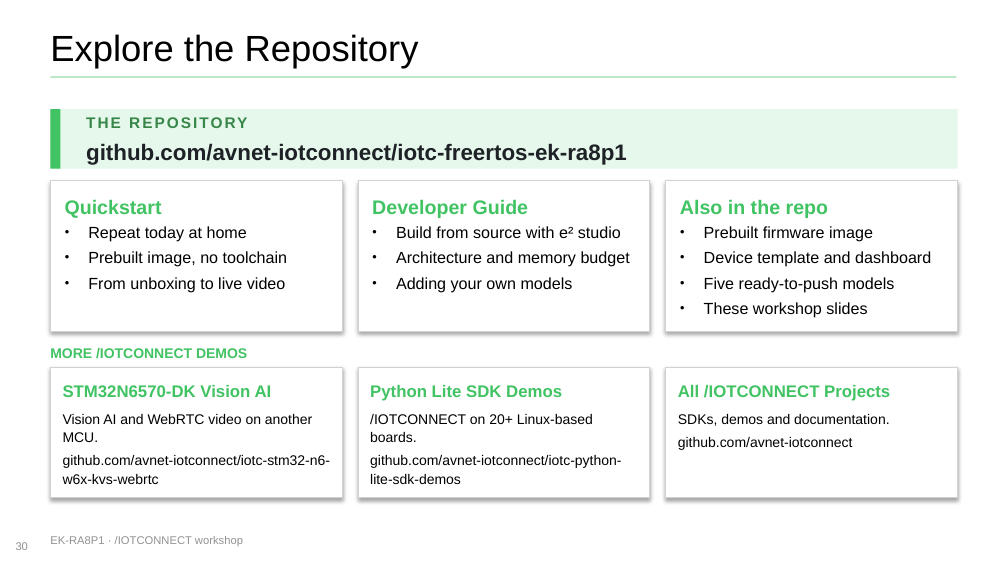
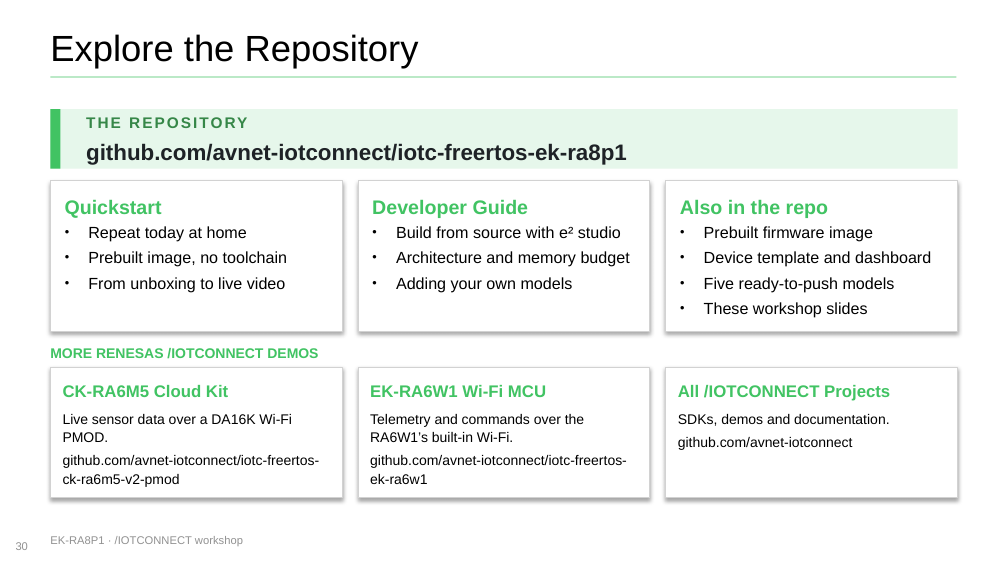
Before and after one commit to avnet-iotconnect/iotc-freertos-ek-ra8p1, a slide deck: slide 30 of docs/EK-RA8P1-vision-ai-workshop.pptx. Drawn at 1008x567 pixels with LibreOffice and Linux fonts; fonts in the diff are those of the drawing; background and template pictures are left out. Boxes give left, top, right and bottom in pixels: in the first picture for what was removed or moved away, otherwise in the second. Text is boxed around its words. In the diff, an @@ line names an element or a change of style, - is before the commit and + after.

```diff
--- a/docs/EK-RA8P1-vision-ai-workshop.pptx
+++ b/docs/EK-RA8P1-vision-ai-workshop.pptx
@@ text at (50, 348, 318, 359): text changed @@
-MORE /IOTCONNECT DEMOS
+MORE RENESAS /IOTCONNECT DEMOS
@@ text at (63, 385, 228, 397): text changed @@
-STM32N6570-DK Vision AI
+CK-RA6M5 Cloud Kit
@@ text at (370, 385, 546, 397): text changed @@
-Python Lite SDK Demos
+EK-RA6W1 Wi-Fi MCU
@@ text at (63, 414, 320, 487): text changed @@
-Vision AI and WebRTC video on another MCU.
-github.com/avnet-iotconnect/iotc-stm32-n6-w6x-kvs-webrtc
+Live sensor data over a DA16K Wi-Fi PMOD.
+github.com/avnet-iotconnect/iotc-freertos-ck-ra6m5-v2-pmod
@@ text at (370, 414, 627, 484): text changed @@
-/IOTCONNECT on 20+ Linux-based boards.
-github.com/avnet-iotconnect/iotc-python-lite-sdk-demos
+Telemetry and commands over the RA6W1’s built-in Wi-Fi.
+github.com/avnet-iotconnect/iotc-freertos-ek-ra6w1
```
Also in this commit, not shown: 32 other files.
